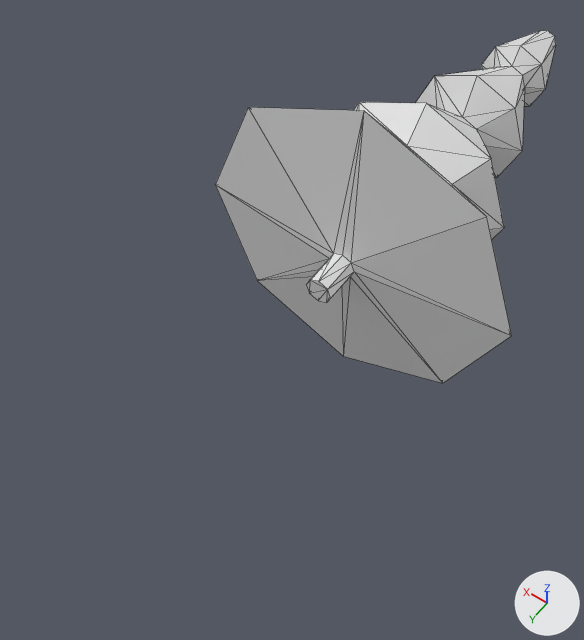
The OBJ model res/cone.obj: old version first, new version second.
Before and after are seen from a 50 mm lens placed at (-1.15, 1.8, 2.54), pointed at (0.09, 0.06, -0.2). Arrows for +X, +Y and +Z are at lower right; the lights stay in place. Mesh edges are drawn as thin lines. Where no turn or scale is listed for an object, it has been applied to the vertices.
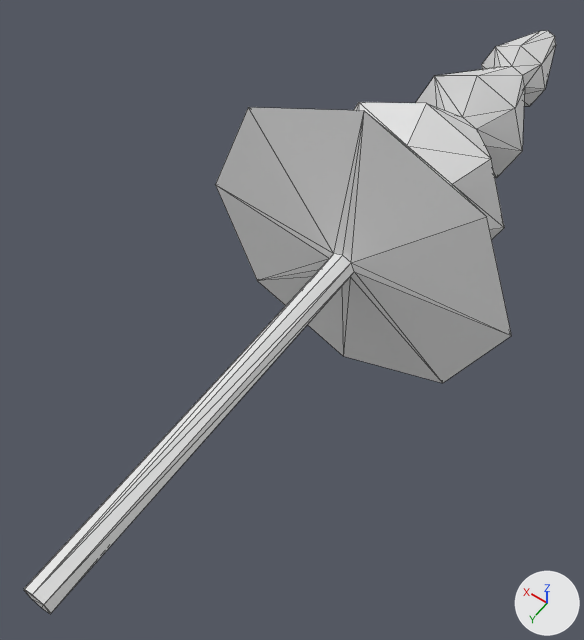
Boxes (x1, y1, x2, y2) around the edits, measured in the pictures (584 x 640 px; the box of a moved part takes in the faces that stretch with it):
'Cylinder', reshaped (56% wider, 65% taller): before (215, 31, 556, 383); after (24, 31, 556, 614)
part 1 of me_cylinder, moved or reshaped: before (306, 254, 354, 303); after (24, 254, 354, 614)

Edits to the bpy script that builds the scene:
```text
Change me_cylinder:
    where me_cylinder.from_pydata(...)  # 80 vertices, 156 faces; spans x -0.74..0.74, y -2.18..0.0, z -0.74..0.74
    used by ob_cylinder; location = (0.0, 0.0, 0.0)
    before: 0 (0.0, 0.0, 0.06) at pixel (318, 281), 2 (0.04, 0.0, 0.04) at pixel (309, 279), 4 (0.06, 0.0, 0.0) at pixel (306, 284), 6 (0.04, 0.0, -0.04) at pixel (309, 293), 8 (0.0, 0.0, -0.06) at pixel (318, 300)
    before: 10 (-0.04, 0.0, -0.04) at pixel (326, 302), 12 (-0.06, 0.0, 0.0) at pixel (330, 298), 14 (-0.04, 0.0, 0.04) at pixel (327, 289)
    me_cylinder part 1
    add for i in [0, 2, 4, 6, 8, 10, 12, 14]: me_cylinder.vertices[i].co += Vector((0.0, 1.56, 0.0))
```
